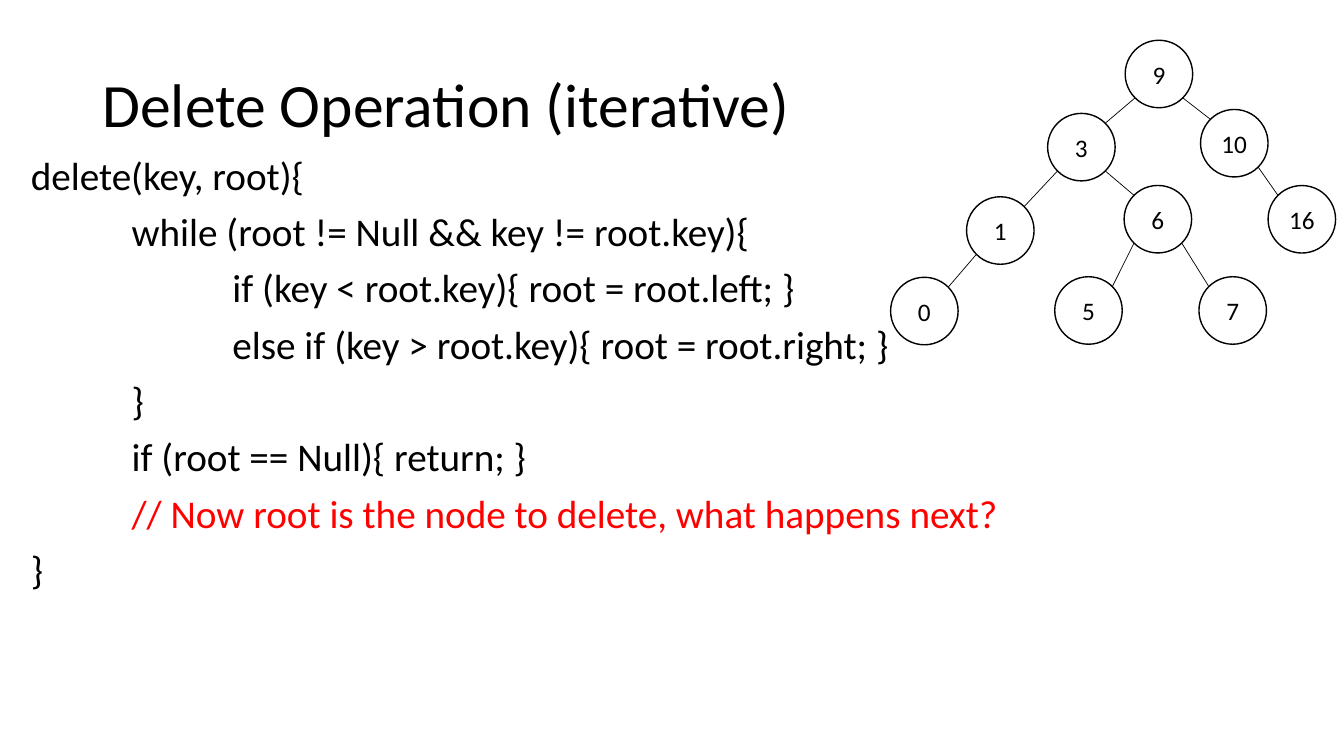
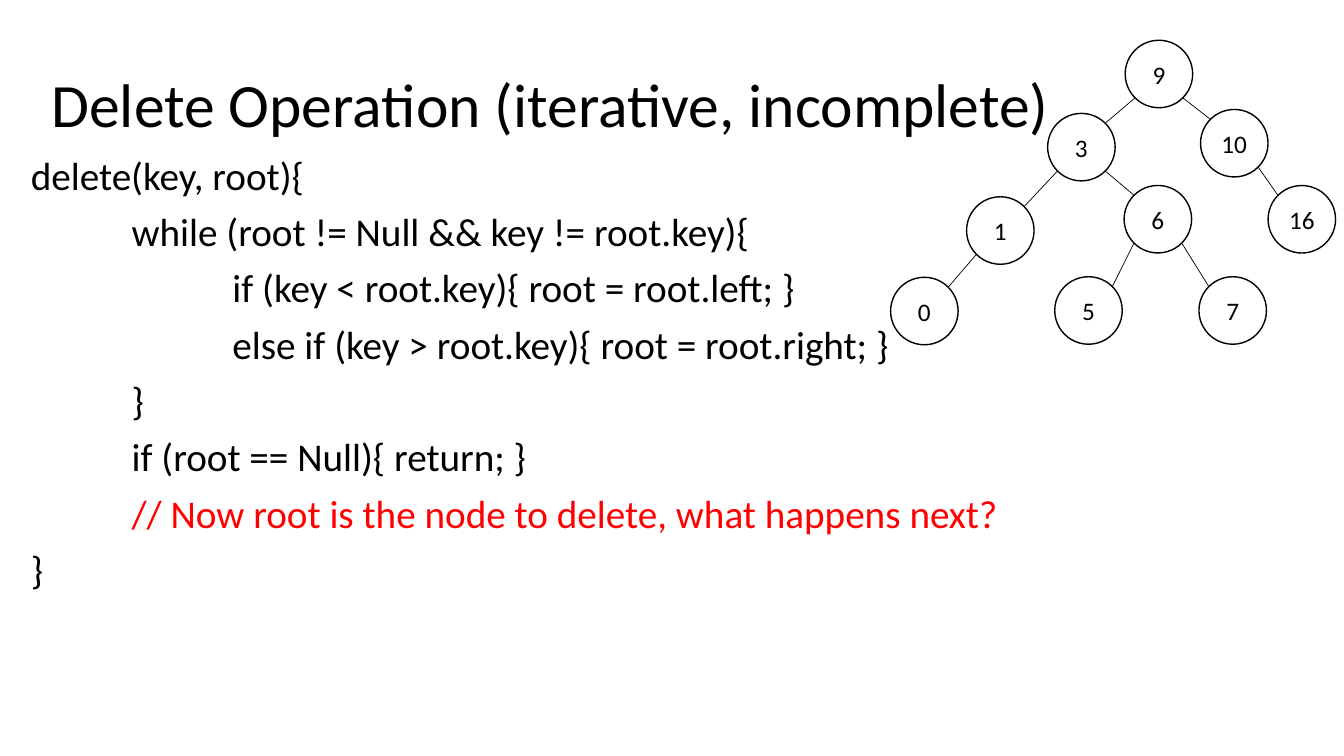
Before and after one commit to natebrunelle/cse332, a slide deck: slide 15 of markdown/files/slides/lecture7_recurrences_dictionaries.pptx (slide 27 before the commit). Drawn at 1344x756 pixels with LibreOffice and Linux fonts; fonts in the diff are those of the drawing. Boxes give left, top, right and bottom in pixels: in the first picture for what was removed or moved away, otherwise in the second. Text is boxed around its words. In the diff, an @@ line names an element or a change of style, - is before the commit and + after.

```diff
--- a/markdown/files/slides/lecture7_recurrences_dictionaries.pptx
+++ b/markdown/files/slides/lecture7_recurrences_dictionaries.pptx
@@ title at <box>51,82,1049,142</box>: text changed @@
-Delete Operation (iterative)
+Delete Operation (iterative, incomplete)
```
Also in this commit, not shown: 4 other slides changed, 15 slides added, 13 slides removed, 7 other files.
